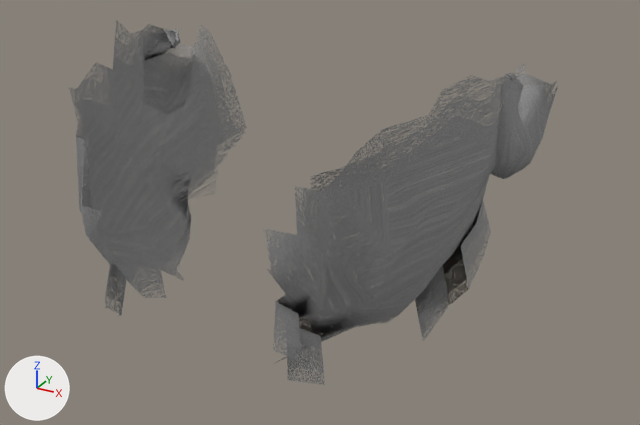
The glTF model assets/source/characters/parts/hair_m_old/beard_mutton.glb: old version first, new version second.
The view is the same before and after, from a camera (50 mm lens) standing at (0.158, -0.303, 1.669) and looking at (0.015, -0.041, 1.538). The axes (+X, +Y, +Z) are drawn at lower left. The lights are the same throughout. The older version comes first. Objects named as collision shapes, trigger or cutter boxes, shadow casters or lower levels of detail are left out. Vertices at exactly the same position are counted once.

Names of what the first picture shows: 'beard_lod0'.
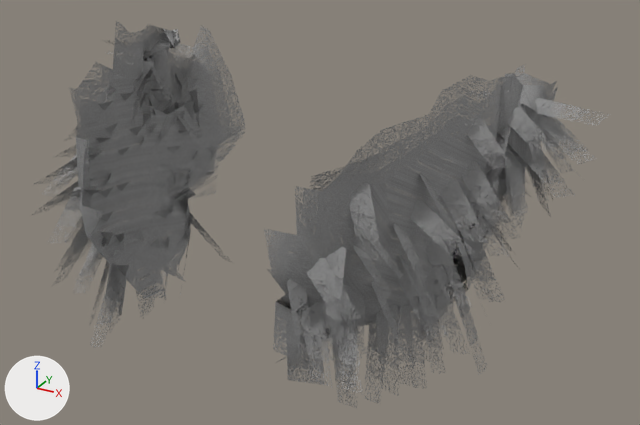
The edits, one by one:
me_beard_lod0 is used by ob_beard_lod0; location (0.0, 0.0, 0.0).
me_beard_lod0 had 290 vertices, 423 faces and spanned x -0.086..0.086, y -0.108..0.017, z 1.493..1.602.
me_beard_lod0 now has 1042 vertices, 799 faces and spans x -0.107..0.106, y -0.116..0.017, z 1.475..1.602.
me_beard_lod0 part 1: 380 vertices added at x 0.037..0.106, y -0.116..0.004, z 1.475..1.591.
me_beard_lod0 part 2: 372 vertices added at x -0.107..-0.037, y -0.109..0.005, z 1.478..1.586.
me_beard_lod0 part 3: 375 kept faces spanning x -0.086..0.086, y -0.108..0.017, z 1.504..1.602 get new texture (UV) coordinates.

Changed parts and their boxes (x1, y1, x2, y2) in the pictures (640 x 425 px):
'beard_lod0', reshaped (18% wider, 6% taller)
    before: (69, 21, 558, 385)
    after: (32, 22, 611, 408)
part 1 of me_beard_lod0, added
    after: (287, 91, 611, 408)
part 2 of me_beard_lod0, added
    after: (32, 40, 230, 347)
part 3 of me_beard_lod0, surface changed
    both: (76, 26, 554, 348)
